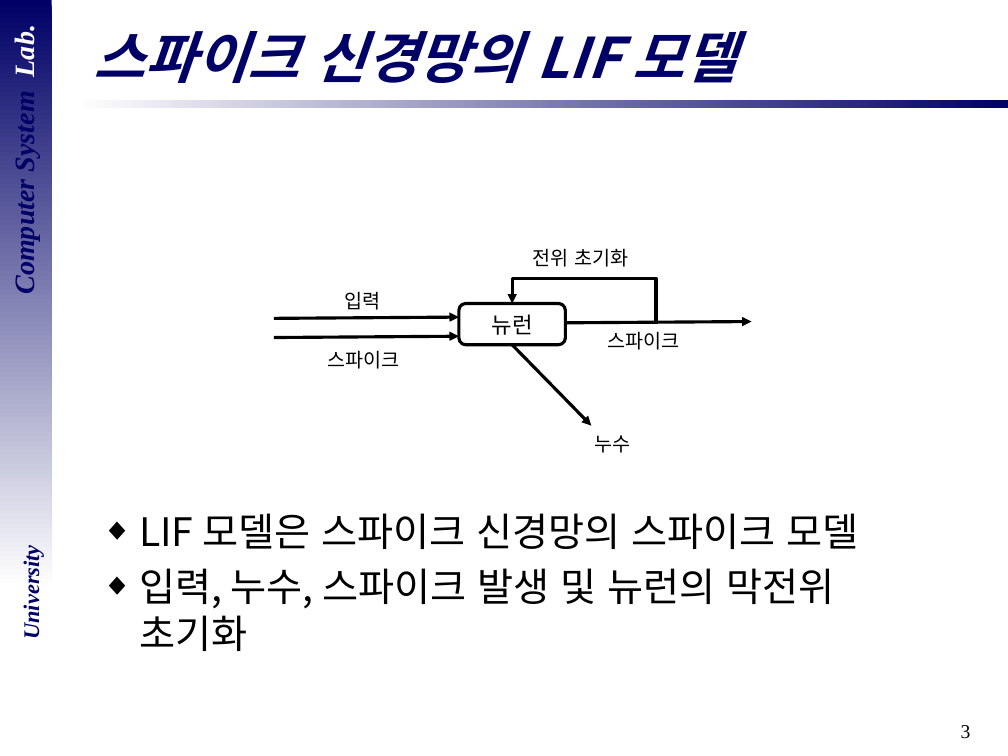
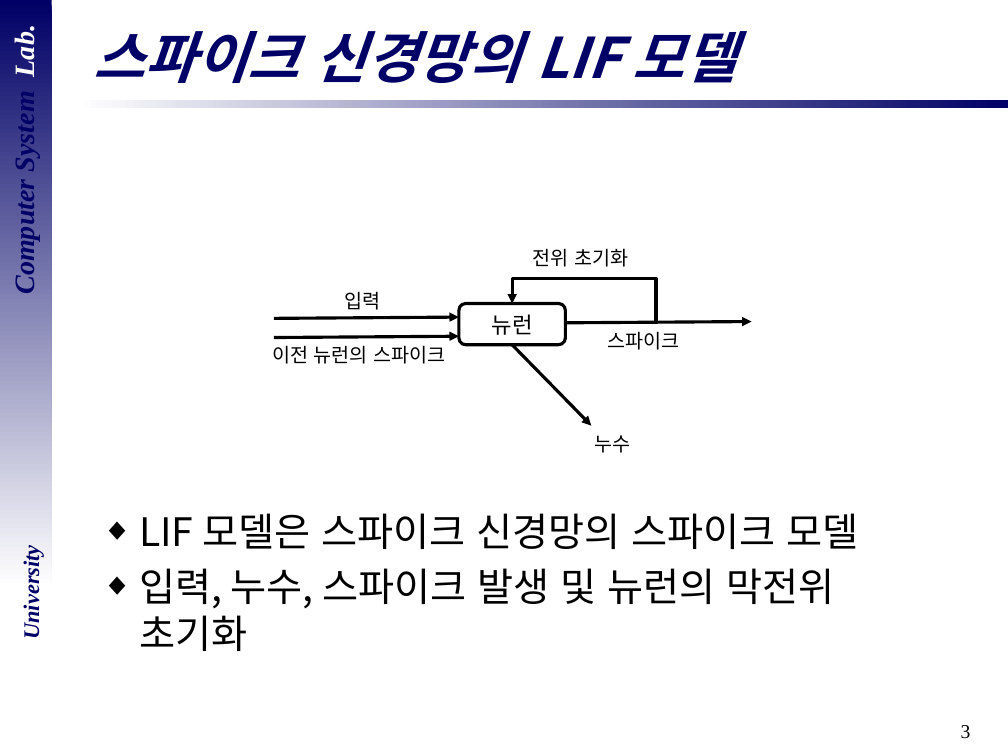
Before and after one commit to DevelopLee20/SNN, a slide deck: slide 3 of cs semina/졸업 논문 심사.pptx. Drawn at 1008x756 pixels with LibreOffice and Linux fonts; fonts in the diff are those of the drawing; background and template pictures are left out. Boxes give left, top, right and bottom in pixels: in the first picture for what was removed or moved away, otherwise in the second. Text is boxed around its words. In the diff, an @@ line names an element or a change of style, - is before the commit and + after.

```diff
--- a/cs semina/졸업 논문 심사.pptx
+++ b/cs semina/졸업 논문 심사.pptx
@@ text at [272,345,445,364]: text changed @@
-스파이크
+이전 뉴런의 스파이크
```
Also in this commit, not shown: 1 other file.
